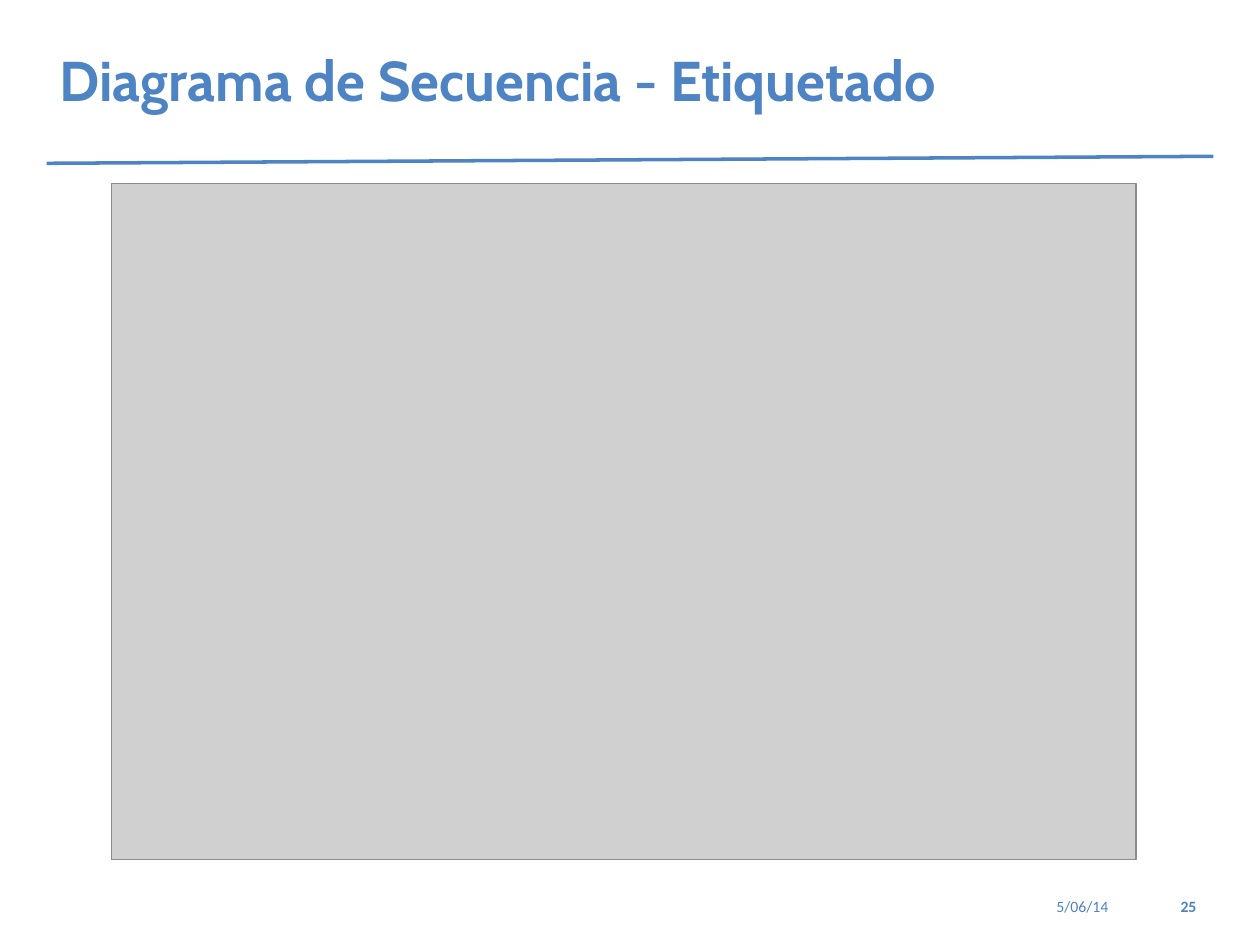
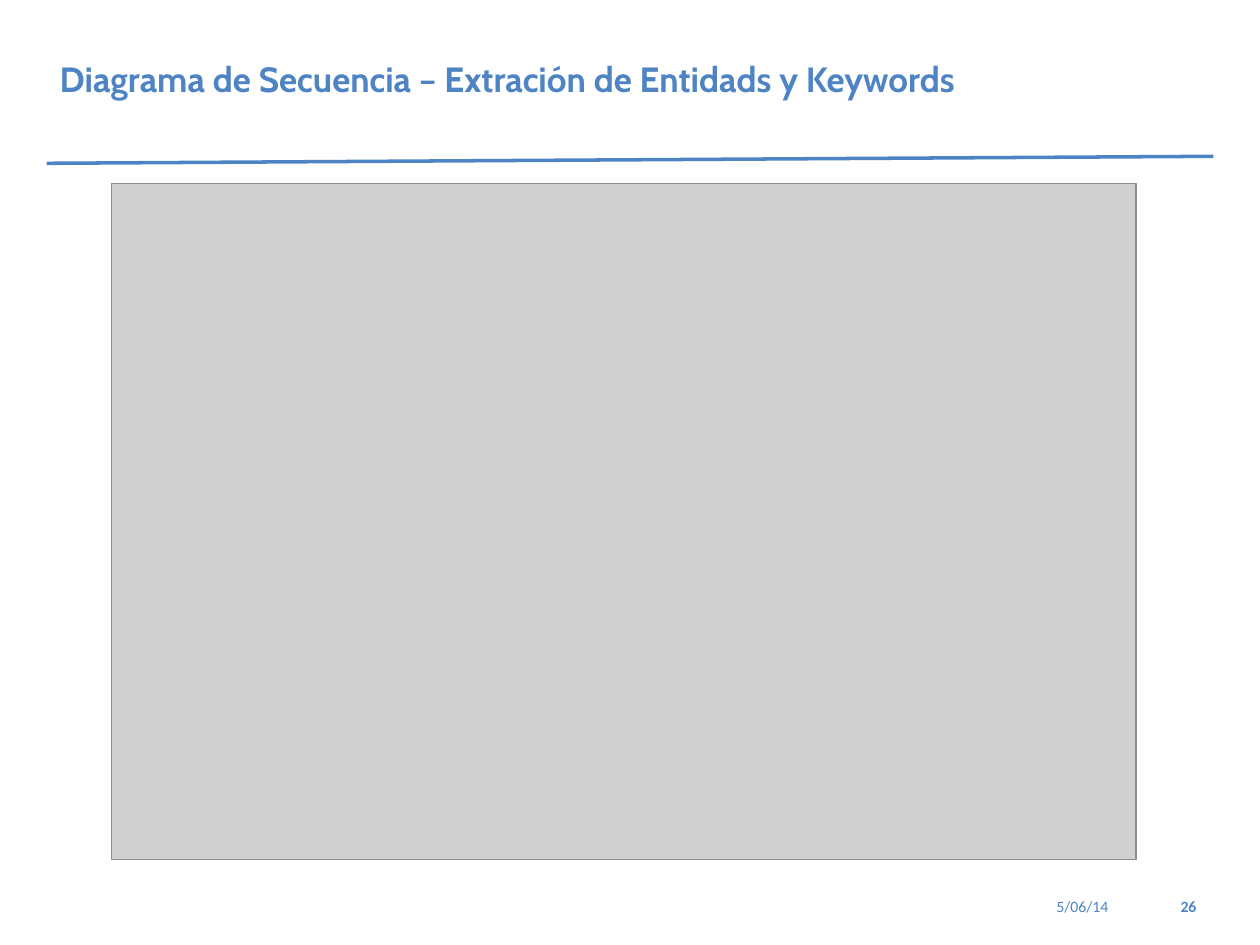
Before and after one commit to wfabricms/tesisDocument, a slide deck: slide 26 of presentacion/Presentacion Tesis 2014 - II.pptx (slide 25 before the commit). Drawn at 1260x945 pixels with LibreOffice and Linux fonts; fonts in the diff are those of the drawing; grey boxes stand for pictures. Boxes give left, top, right and bottom in pixels: in the first picture for what was removed or moved away, otherwise in the second. Text is boxed around its words. In the diff, an @@ line names an element or a change of style, - is before the commit and + after.

```diff
--- a/presentacion/Presentacion Tesis 2014 - II.pptx
+++ b/presentacion/Presentacion Tesis 2014 - II.pptx
@@ text at [60, 65, 955, 101]: text changed; size 32 to 20 pt @@
-Diagrama de Secuencia - Etiquetado
+Diagrama de Secuencia – Extración de Entidads y Keywords
```
Also in this commit, not shown: 11 other slides changed, 2 slides added, 22 other files.
